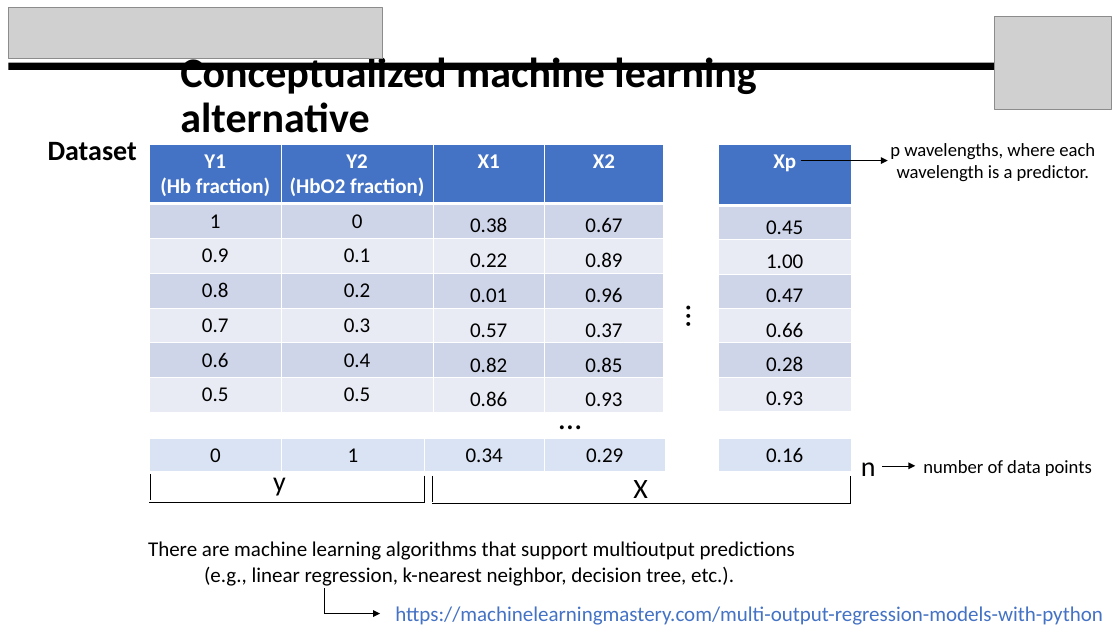
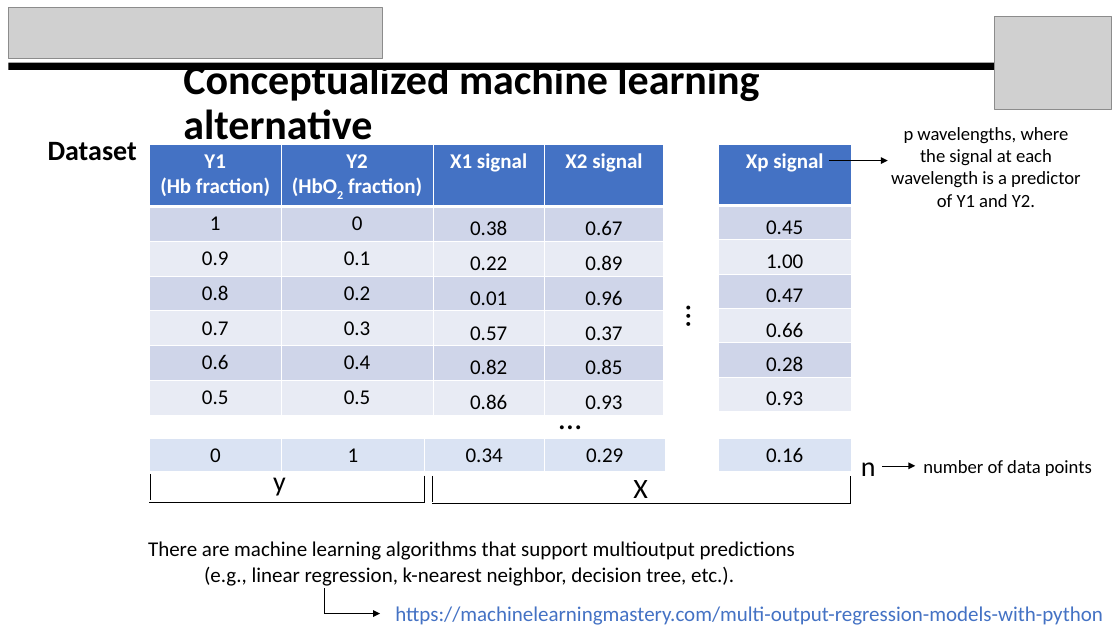
Before and after one commit to kylemjonesislanders/md-anderson, a slide deck: slide 8 of spectral-unmixing/ppt_presentations/midterm_project_report.pptx. Drawn at 1120x630 pixels with LibreOffice and Linux fonts; fonts in the diff are those of the drawing; grey boxes stand for pictures. Boxes give left, top, right and bottom in pixels: in the first picture for what was removed or moved away, otherwise in the second. Text is boxed around its words. In the diff, an @@ line names an element or a change of style, - is before the commit and + after.

```diff
--- a/spectral-unmixing/ppt_presentations/midterm_project_report.pptx
+++ b/spectral-unmixing/ppt_presentations/midterm_project_report.pptx
@@ title "Conceptualized machine learning alternative" rewrapped from box(180, 52, 756, 133) to box(183, 62, 759, 150) @@
@@ table at box(150, 145, 664, 413) @@
-row 1, column 3: X1
+row 1, column 3: X1 signal
-row 1, column 4: X2
+row 1, column 4: X2 signal
@@ now subscript in "(HbO2" @@
@@ table at box(718, 145, 851, 412) @@
-row 1, column 1: Xp
+row 1, column 1: Xp signal
@@ text at box(891, 127, 1081, 207): text changed @@
-p wavelengths, where each wavelength is a predictor.
+p wavelengths, where the signal at each wavelength is a predictor of Y1 and Y2.
@@ arrow moved from (802, 160) - (888, 160) to (829, 160) - (888, 160) @@
```
Also in this commit, not shown: 8 other slides changed.
